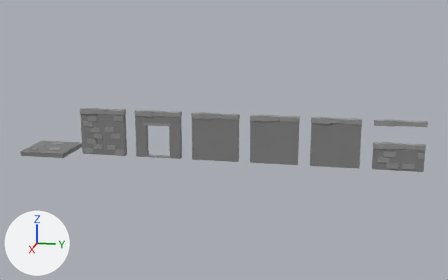
An edit to the Blender file Modular Castle Dungeon/modules.blend, drawn before and after from the same camera.
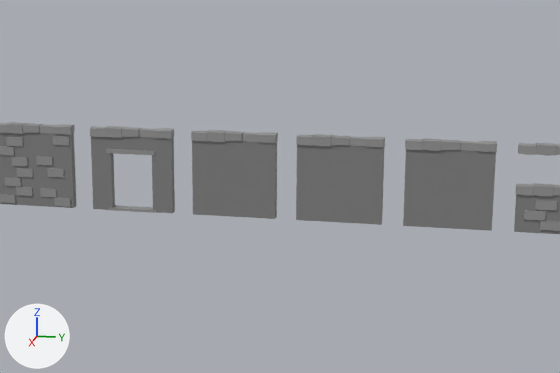
Old and new are each drawn whole from a 50 mm camera at (25.01, 12.87, 7.05) aimed at (-0.04, 7.86, 0.79) and again close up on the part from 19% to 89% of the width and 14% to 89% of the height. The lights are fixed; the arrows at lower left show +X, +Y and +Z.

In view in the first close-up: 'Cube.003', 'Cube.004', 'Cube.005', 'DoorFrame', 'HalfWall', 'Wall'.
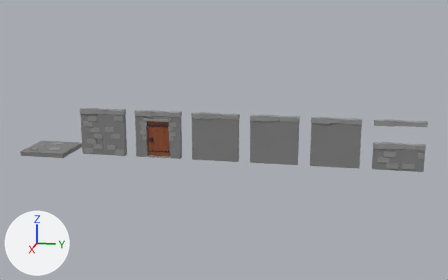
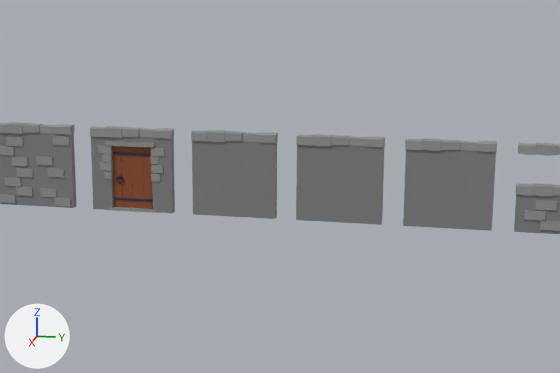
The change, as JSON lines over the scene's bpy script:
```json
{"op": "add", "block": "mat_steel", "code": ["mat_steel = principled_material('Steel')", "mat_steel.base_color = (0.0536, 0.0554, 0.111)  # dark blue #41435e", "mat_steel.metallic = 0.504", "mat_steel.roughness = 0.122"]}
{"op": "add", "block": "mat_wood", "code": ["mat_wood = principled_material('Wood')", "mat_wood.base_color = (0.274, 0.0739, 0.0246)  # brown #8f4d2b"]}
{"block": "me_cube_008", "where": "# used by ob_doorframe; location = (0.02, 5.0, 0.9); rotation_euler = (0.0, 1.571, 0.0), in degrees (0, 90, 0); scale = (1.0, 1.0, -0.1)"}
{"op": "remove", "block": "me_cube_008", "code": "me_cube_008.from_pydata(...)  # 122 vertices, 102 faces; spans x -1.04..1.0, y -1.02..1.02, z -1.43..1.58"}
{"op": "add", "block": "me_cube_008", "code": "me_cube_008.from_pydata(...)  # 202 vertices, 158 faces, 2 loose edges; spans x -0.16..0.15, y -1.01..1.03, z -1.48..0.57"}
{"block": "me_cube_008", "change": "me_cube_008 part 1: a new loose piece, a box spanning x -0.121..0.117, y -0.608..0.591, z -1.478..-1.415, in mat_stone (grey #949494)"}
{"block": "me_cube_008", "change": "me_cube_008 part 2: the loose piece of 8 vertices spanning x -0.52..-0.41, y -0.62..0.58, z -1.23..1.15 is scaled about its middle by (2.41, 0.268, 0.0826), then moved by (0.46, -0.63, 0.06)"}
{"block": "me_cube_008", "change": "me_cube_008 part 3: the loose piece of 8 vertices spanning x 0.94..1.0, y -0.62..0.58, z -1.23..1.15 is scaled about its middle by (4.03, 0.269, 0.0785), then moved by (-0.98, 0.68, 0.06)"}
{"block": "me_cube_008", "change": "me_cube_008 part 4: 16 vertices removed from x -1.0..1.0, y -1.0..1.0, z -1.0..1.0; 178 vertices added at x -0.16..0.15, y -1.01..1.03, z -1.48..0.57"}
{"block": "me_cube_008", "change": "me_cube_008 part 5: the surface is now shaded smooth"}
{"op": "add", "block": "me_cube", "code": ["me_cube = bpy.data.meshes.new('Cube')", "me_cube.from_pydata(...)  # 136 vertices, 108 faces; spans x -2.65..2.95, y -6.99..-0.16, z -5.81..5.04", "# faces by material slot: [24, 84]", "me_cube.materials.append(mat_wood)  # brown #8f4d2b", "me_cube.materials.append(mat_steel)  # dark blue #41435e"]}
{"op": "set", "path": "ob_doorframe.rotation_euler", "old": "(0.0, 1.571, 0.0)", "new": "(0.0, 0.0, 0.0)", "note": "degrees (0, 90, 0) -> degrees (0, 0, 0)"}
{"op": "set", "path": "ob_doorframe.scale", "old": "(1.0, 1.0, -0.1)", "new": "(1.0, 1.0, 1.0)"}
{"op": "set", "path": "ob_doorframe.location", "old": "(0.02, 5.0, 0.9)", "new": "(0.03, 4.99, 1.38)"}
{"op": "add", "block": "ob_door", "code": ["ob_door = bpy.data.objects.new('Door', me_cube)", "ob_door.location = (0.0, 5.51, 0.78)", "ob_door.scale = (0.0373, 0.143, 0.143)"]}
```

What differs and where, as boxes (x1, y1, x2, y2) in the close-ups (560 x 373 px; the box of a moved part takes in the faces that stretch with it):
```json
{"object": "DoorFrame", "change": "reshaped, moved, turned, rescaled", "before": [90, 126, 175, 213], "after": [90, 126, 175, 213]}
{"object": "Door", "change": "added", "after": [112, 146, 153, 209], "on screen": "brown", "faces in mat_wood (brown #8f4d2b)": [112, 146, 153, 209], "faces in mat_steel (dark blue #41435d)": [113, 152, 153, 202]}
{"part": 1, "of": "me_cube_008", "change": "added", "after": [108, 207, 156, 213]}
{"part": 2, "of": "me_cube_008", "change": "moved or reshaped", "before": [106, 149, 155, 155], "after": [98, 145, 112, 154]}
{"part": 3, "of": "me_cube_008", "change": "moved or reshaped", "before": [108, 205, 156, 213], "after": [151, 147, 165, 156]}
{"part": 4, "of": "me_cube_008", "change": "built on", "before": [97, 140, 165, 210], "after": [97, 140, 165, 210]}
```
